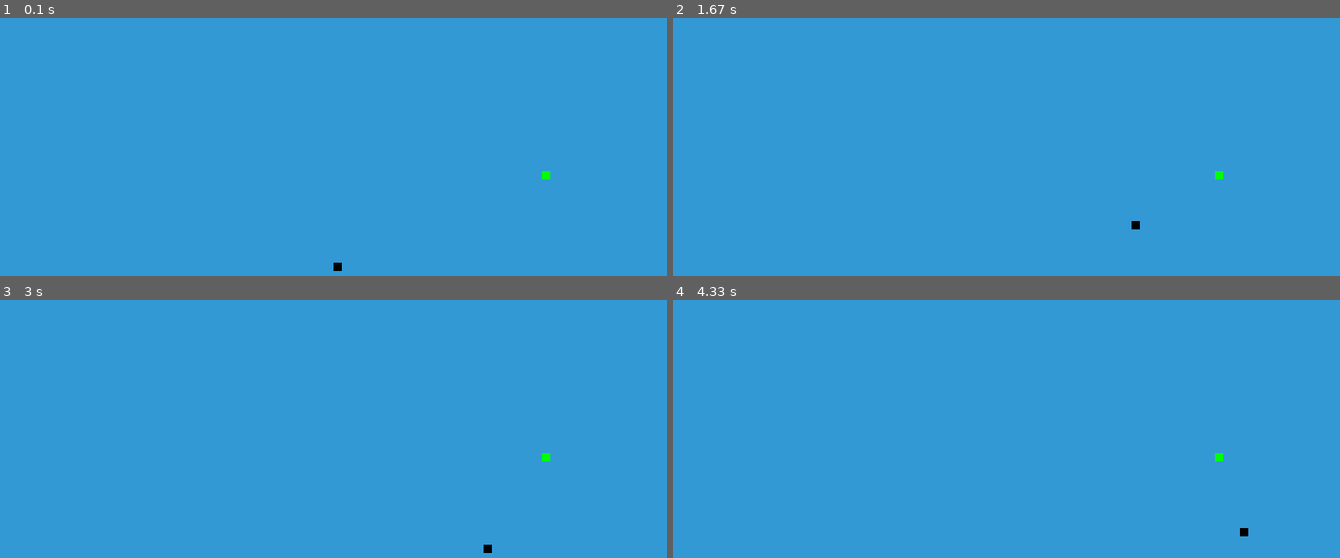
Above: before the commit, frames 1-4 (two rows, left to right).
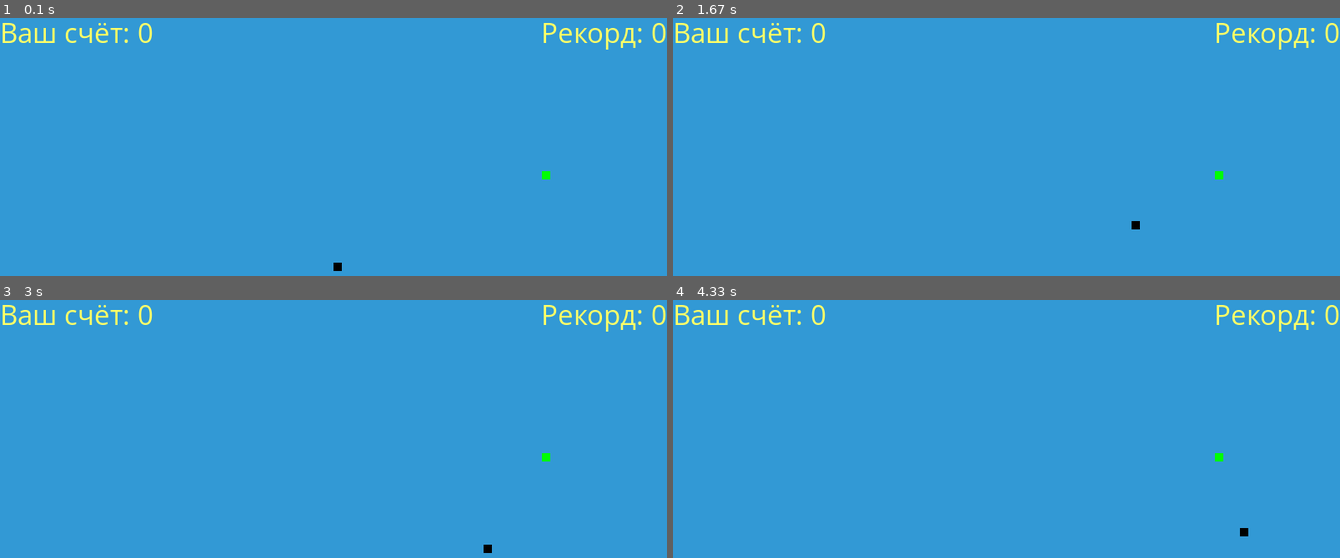
Above: after the commit, the same moments.

Repository: opituf/pygameSnake
Game: pygame game, started from pythonProject/snakegame.py
Same seed, same stepped clock (60 frames per second), same inputs: the game is played once before the commit and once after it.
Inputs:
- Up to frame 1 (0.1 s): no input
- Up to frame 2 (1.67 s): hold Right 0.33-0.8 s; hold Up 0.83-1.13 s; hold Right 1.17-1.63 s
- Up to frame 3 (3 s): hold Down 2.23-2.53 s; hold Left 2.57-2.97 s
- Up to frame 4 (4.33 s): hold Up 3-3.37 s; hold Right 3.4-4.03 s; hold Down from 4.07 s (still down)

The runs differ from the first frame. In frame 1, 1.1% of the frame differs, in the area x 0-100%, y 1-13%; in frame 2, 1.1%; in frame 3, 1.1%; in frame 4, 1.1%.

Commit message:
3
Добавлена система рекордов и текущего счета

Diff:
--- a/pythonProject/snakegame.py
+++ b/pythonProject/snakegame.py
@@ -1,6 +1,7 @@
 import pygame
 import time
 import random
+import os
 
 # Инициализация Pygame
 pygame.init()
@@ -31,16 +32,35 @@
 font_style = pygame.font.SysFont("bahnschrift", 25)
 score_font = pygame.font.SysFont("comicsansms", 35)
 
+# Файл для хранения рекорда
+record_file = 'snake_record.txt'
+
+def get_high_score():
+    if os.path.exists(record_file):
+        with open(record_file, 'r') as file:
+            try:
+                return int(file.read().strip())
+            except ValueError:
+                return 0
+    return 0
+
+def save_high_score(score):
+    with open(record_file, 'w') as file:
+        file.write(str(score))
 
 def our_snake(snake_block, snake_list):
     for x in snake_list:
         pygame.draw.rect(dis, black, [x[0], x[1], snake_block, snake_block])
 
-
 def message(msg, color):
     mesg = font_style.render(msg, True, color)
     dis.blit(mesg, [dis_width / 6, dis_height / 3])
 
+def your_score(score, high_score):
+    value = score_font.render(f"Ваш счёт: {score}", True, yellow)
+    high_value = score_font.render(f"Рекорд: {high_score}", True, yellow)
+    dis.blit(value, [0, 0])
+    dis.blit(high_value, [dis_width - high_value.get_width(), 0])
 
 def gameLoop():
     game_over = False
@@ -57,6 +77,8 @@
 
     foodx = round(random.randrange(0, dis_width - snake_block) / 10.0) * 10.0
     foody = round(random.randrange(0, dis_height - snake_block) / 10.0) * 10.0
+
+    high_score = get_high_score()
 
     while not game_over:
 
@@ -92,6 +114,10 @@
 
         if x1 >= dis_width or x1 < 0 or y1 >= dis_height or y1 < 0:
             game_close = True
+            if Length_of_snake - 1 > high_score:
+                save_high_score(Length_of_snake - 1)
+                high_score = Length_of_snake - 1
+
         x1 += x1_change
         y1 += y1_change
         dis.fill(blue)
@@ -106,8 +132,12 @@
         for x in snake_List[:-1]:
             if x == snake_Head:
                 game_close = True
+                if Length_of_snake - 1 > high_score:
+                    save_high_score(Length_of_snake - 1)
+                    high_score = Length_of_snake - 1
 
         our_snake(snake_block, snake_List)
+        your_score(Length_of_snake - 1, high_score)
 
         pygame.display.update()
 
@@ -121,5 +151,4 @@
     pygame.quit()
     quit()
 
-
 gameLoop()
